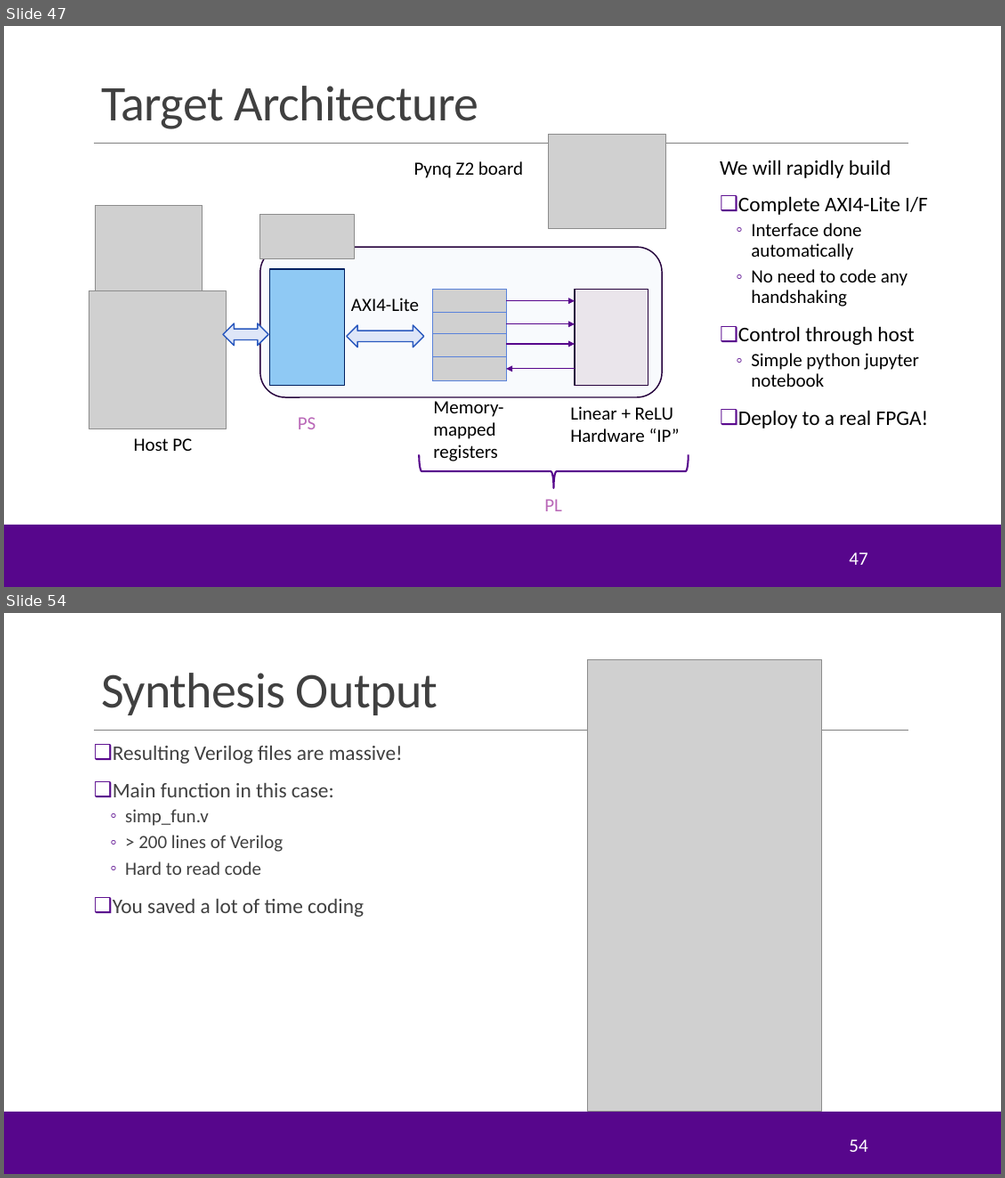
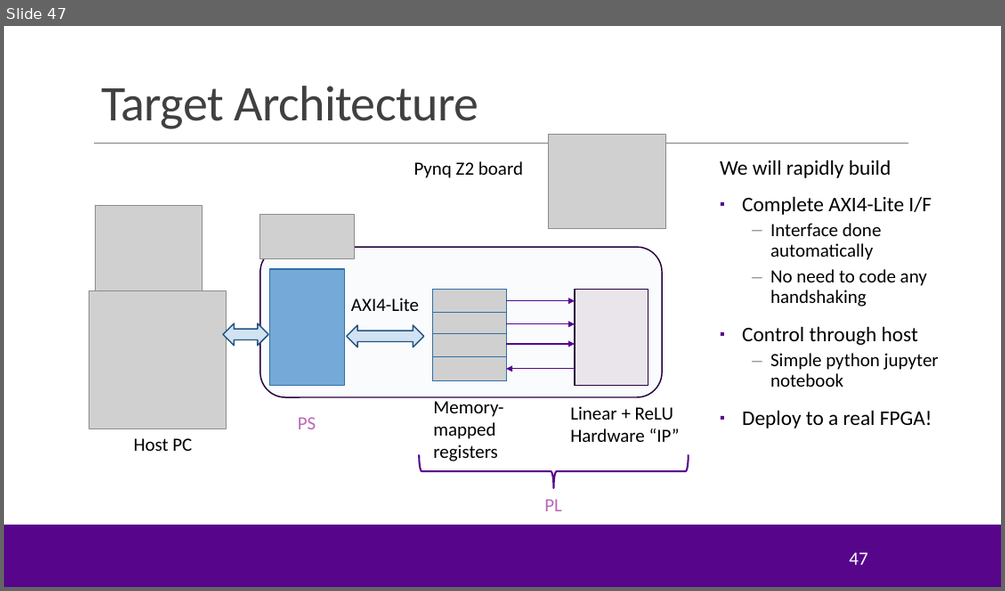
Before and after one commit to sdrangan/hwdesign, a slide deck: units/unit04_procif/procif.pptx. Shown one above the other, each under a label of ours: slides 47 and 54 before the commit, slide 47 after it; the slides between them are not shown. The pictures are 1005x1178 and 1005x591 pixels, drawn with LibreOffice and Linux fonts; fonts in the diff are those of the drawing; grey boxes stand for pictures; background and template pictures are left out. Boxes give left, top, right and bottom in pixels: in the first picture for what was removed or moved away, otherwise in the second. Text is boxed around its words. In the diff, an @@ line names an element or a change of style, - is before the commit and + after.

```diff
--- a/units/unit04_procif/procif.pptx
+++ b/units/unit04_procif/procif.pptx
@@ slide 54 removed at (4, 613, 1001, 1174), background #FFFFFF; not listed: 3 template elements that a slide beside it also shows @@
@@ picture removed at (588, 659, 822, 1111) @@
@@ title removed at (101, 673, 438, 715) @@
-Synthesis Output
@@ text removed at (113, 746, 403, 916) @@
-❑ Resulting Verilog files are massive!
-❑ Main function in this case:
-  ◦ simp_fun.v
-  ◦ > 200 lines of Verilog
-  ◦ Hard to read code
-❑ You saved a lot of time coding
@@ page number removed at (849, 1139, 867, 1151) @@
-54
@@ slide 47 changed as well @@
@@ text at (742, 196, 938, 428): bullet ❑ to ▪; bullet ◦ to –; bullet colour #57068C to #999999 @@
@@ rounded rectangle at (260, 247, 662, 397): fill #DEE6F8 at 20% opacity to #E3EDF6 at 20% opacity @@
@@ rectangle at (269, 269, 344, 385): fill #8FC9F4 to #75A9D8; outline #002060 1.25 pt to #2F6FA8 1.25 pt @@
@@ left right arrow at (223, 323, 268, 346): fill #DEE6F8 to #D1E2F2; outline #2958BE 1.25 pt to #23537E 1.25 pt @@
@@ left right arrow at (347, 325, 423, 346): fill #DEE6F8 to #D1E2F2; outline #2958BE 1.25 pt to #23537E 1.25 pt @@
```
Also in this commit, not shown: 6 other slides changed, 5 slides added, 12 other slides removed, 3 other files.
